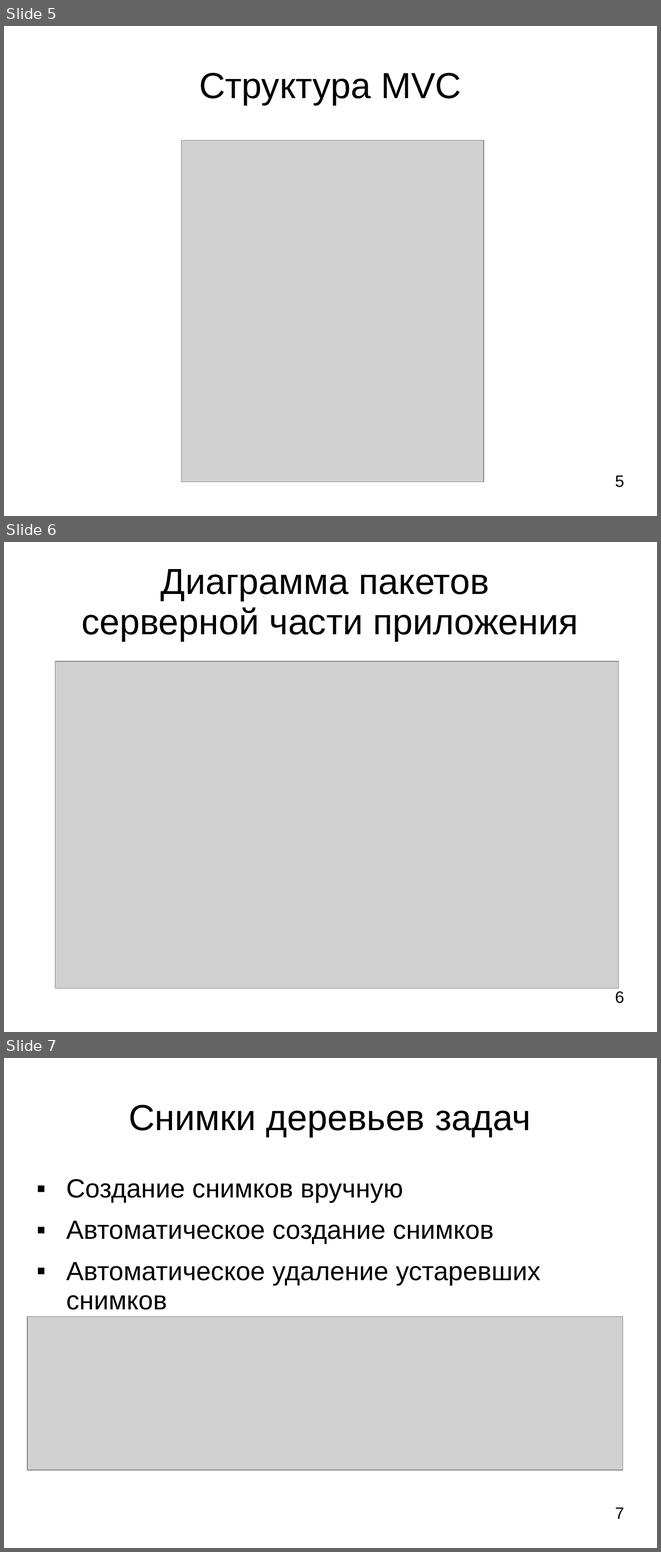
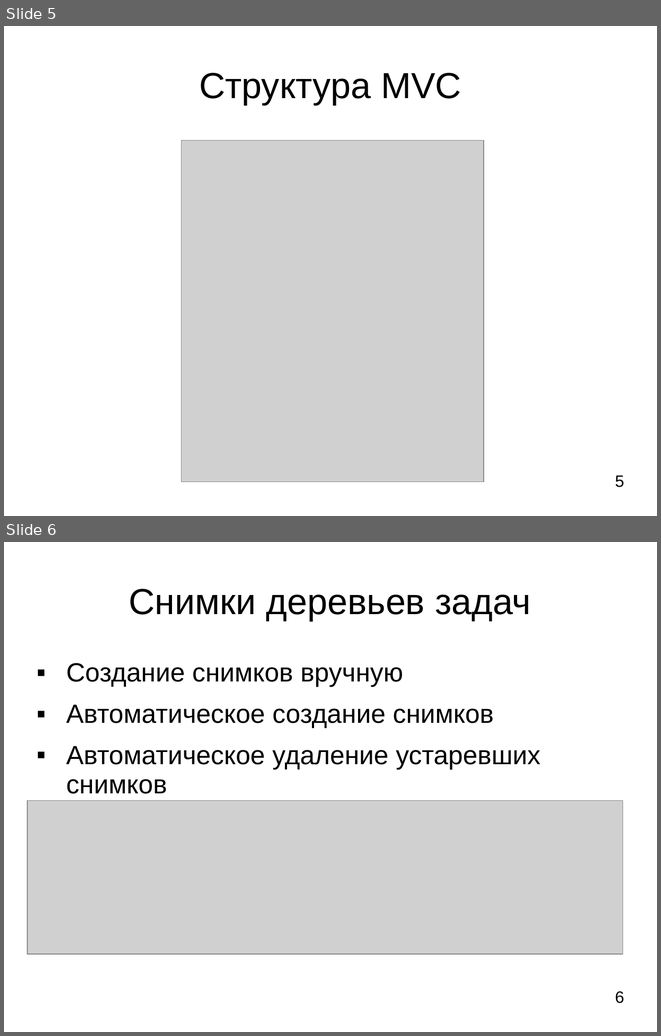
Before and after one commit to LilyTs/Diplom, a slide deck: Цаплина_(Дипломная).ppt. Shown one above the other, each under a label of ours: slides 5, 6 and 7 before the commit, slides 5 and 6 after it. The pictures are 661x1552 and 661x1036 pixels, drawn with LibreOffice and Linux fonts; fonts in the diff are those of the drawing; grey boxes stand for pictures. Boxes give left, top, right and bottom in pixels: in the first picture for what was removed or moved away, otherwise in the second. Text is boxed around its words. In the diff, an @@ line names an element or a change of style, - is before the commit and + after.

```diff
--- a/Цаплина_(Дипломная).ppt
+++ b/Цаплина_(Дипломная).ppt
@@ slide 6 removed at <box>4,542,657,1032</box>, background #FFFFFF @@
@@ title removed at <box>81,569,578,641</box> @@
-Диаграмма пакетов
-серверной части приложения
@@ picture removed at <box>55,661,619,988</box> @@
@@ page number removed at <box>615,991,624,1003</box> @@
-6
@@ what was slide 7 is now slide 6 @@
@@ page number at <box>615,991,624,1003</box>: text changed @@
-7
+6
```
Also in this commit, not shown: 1 slide changed, 1 slide added, 1 other slide removed, 15 other files.
